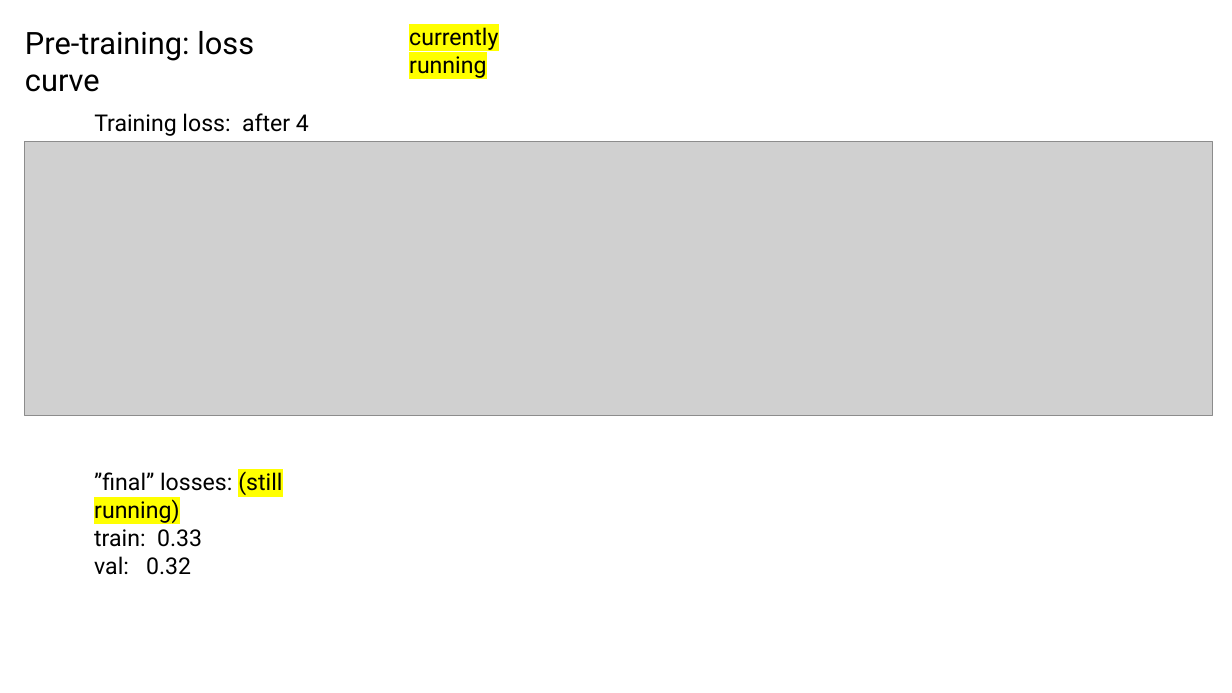
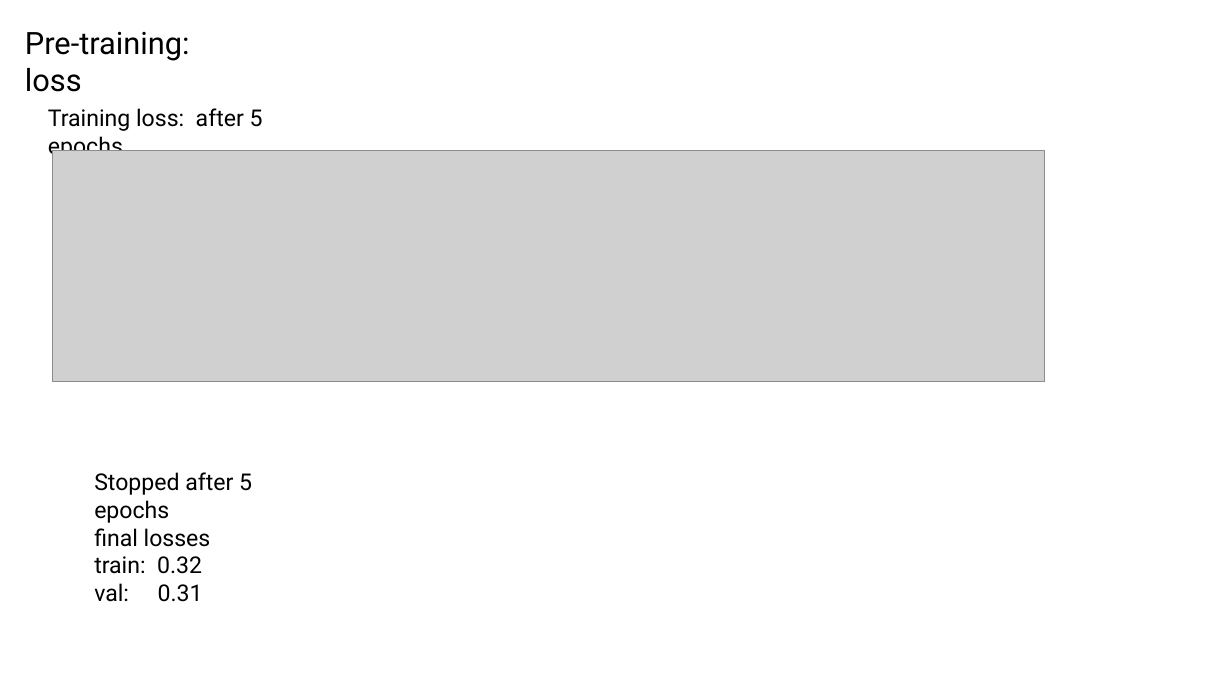
Before and after one commit to planaria158/BERT, a slide deck: slide 8 of Experiments.pptx. Drawn at 1232x693 pixels with LibreOffice and Linux fonts; fonts in the diff are those of the drawing; grey boxes stand for pictures. Boxes give left, top, right and bottom in pixels: in the first picture for what was removed or moved away, otherwise in the second. Text is boxed around its words. In the diff, an @@ line names an element or a change of style, - is before the commit and + after.

Commit message:
slide deck

```diff
--- a/Experiments.pptx
+++ b/Experiments.pptx
@@ text removed at (409,27,498,78) @@
-currently running
@@ text at (25,32,190,92): text changed @@
-Pre-training: loss curve
+Pre-training: loss
@@ text at (48,108,263,159): text changed @@
-Training loss: after 4 epochs
+Training loss: after 5 epochs
@@ picture: place and size @@
-picture at (24,141,1213,416)
+picture at (52,150,1045,382)
@@ text at (94,472,252,602): text changed @@
-”final” losses: (still running)
-train: 0.33
-val: 0.32
+Stopped after 5 epochs
+final losses
+train: 0.32
+val: 0.31
```
Also in this commit, not shown: 3 other slides changed.
